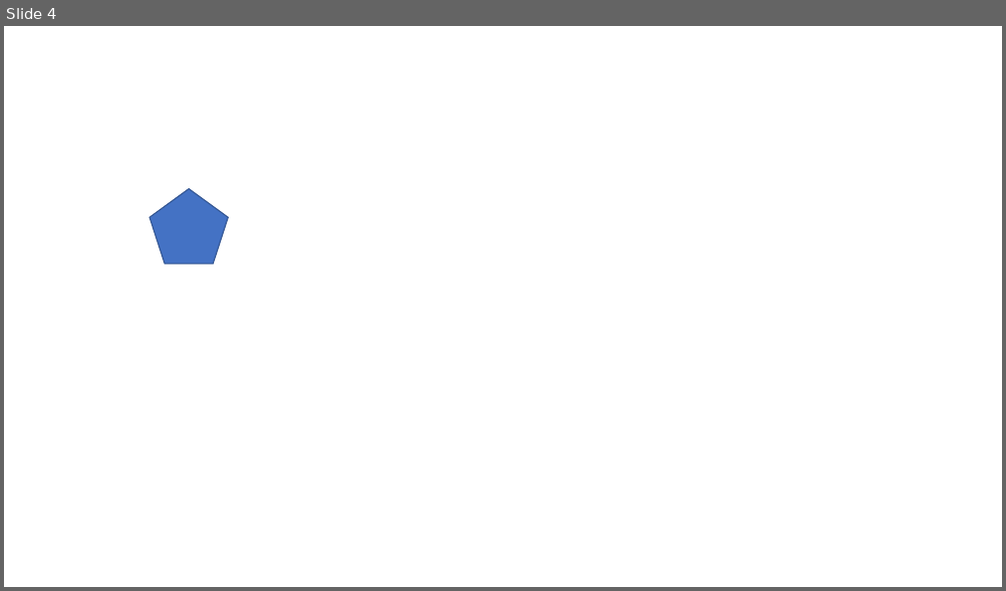
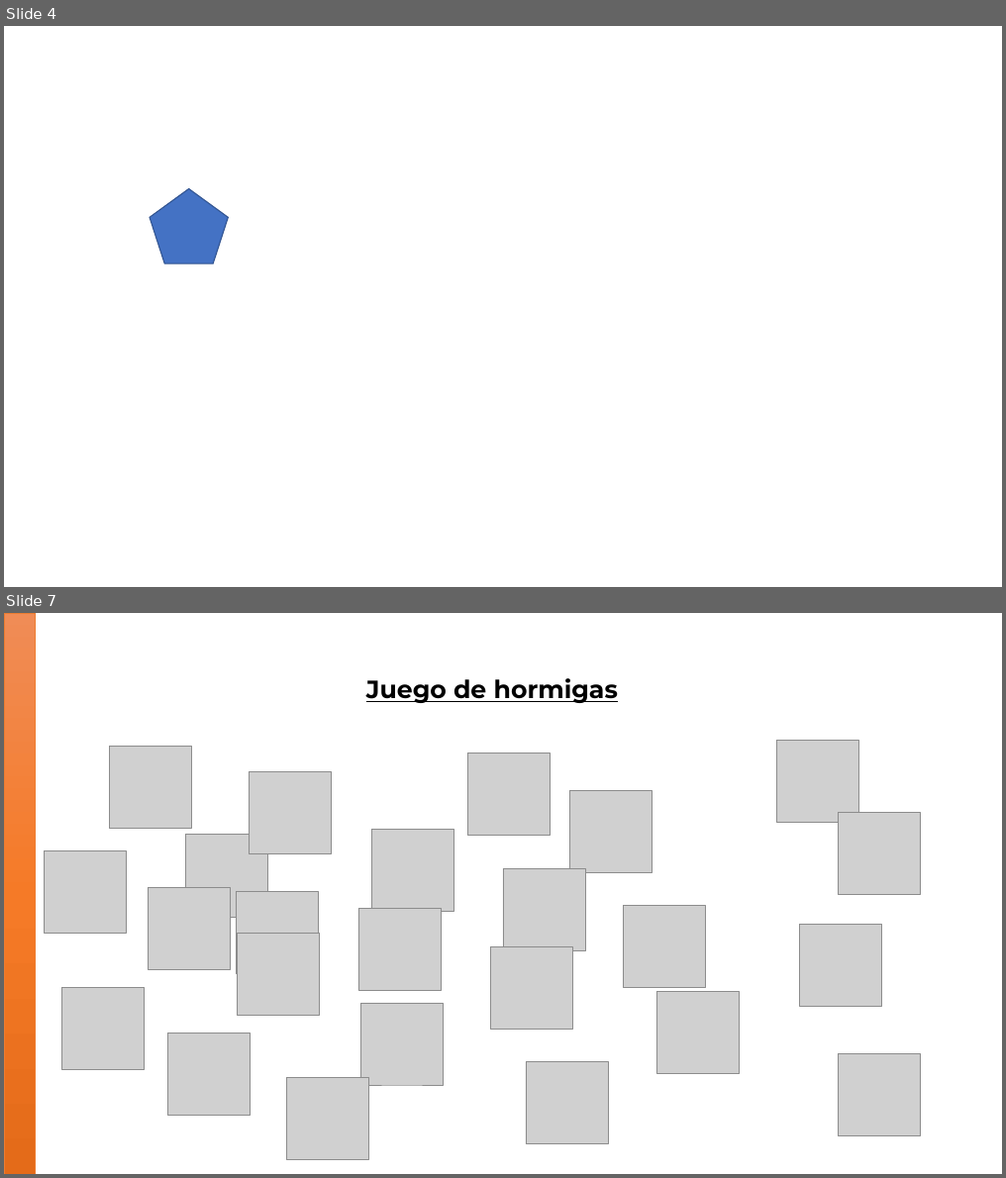
Before and after one commit to cruz-victor/animaciones, a slide deck: trayectoriaDeAnimaciones.pptx. Shown one above the other, each under a label of ours: slide 4 before the commit, slides 4 and 7 after it; the slides between them are not shown. The pictures are 1006x591 and 1006x1178 pixels, drawn with LibreOffice and Linux fonts; fonts in the diff are those of the drawing; grey boxes stand for pictures. Boxes give left, top, right and bottom in pixels: in the first picture for what was removed or moved away, otherwise in the second. Text is boxed around its words. In the diff, an @@ line names an element or a change of style, - is before the commit and + after.

```diff
--- a/trayectoriaDeAnimaciones.pptx
+++ b/trayectoriaDeAnimaciones.pptx
@@ slide 7 added at (x1=4, y1=613, x2=1002, y2=1174), background #FFFFFF @@
@@ rectangle added at (x1=4, y1=613, x2=35, y2=1174), fill gradient #F18C57 to #F67B28 to #E56C19, outline #ED7D31 0.5 pt @@
@@ text added at (x1=366, y1=678, x2=618, y2=703), 24 pt, text #000000, bold, underline @@
+Juego de hormigas
@@ picture added at (x1=109, y1=747, x2=191, y2=829) @@
@@ picture added at (x1=467, y1=753, x2=549, y2=836) @@
@@ picture added at (x1=776, y1=741, x2=859, y2=823) @@
@@ picture added at (x1=250, y1=771, x2=332, y2=854) @@
@@ picture added at (x1=570, y1=790, x2=652, y2=872) @@
@@ picture added at (x1=839, y1=813, x2=921, y2=895) @@
@@ picture added at (x1=186, y1=835, x2=268, y2=917) @@
@@ picture added at (x1=371, y1=830, x2=453, y2=912) @@
@@ picture added at (x1=44, y1=851, x2=126, y2=934) @@
@@ picture added at (x1=503, y1=869, x2=586, y2=952) @@
@@ picture added at (x1=148, y1=888, x2=230, y2=970) @@
@@ picture added at (x1=236, y1=892, x2=319, y2=974) @@
@@ picture added at (x1=358, y1=909, x2=441, y2=991) @@
@@ picture added at (x1=624, y1=906, x2=706, y2=988) @@
@@ picture added at (x1=237, y1=933, x2=319, y2=1015) @@
@@ picture added at (x1=800, y1=924, x2=882, y2=1006) @@
@@ picture added at (x1=491, y1=947, x2=573, y2=1029) @@
@@ picture added at (x1=61, y1=987, x2=144, y2=1069) @@
@@ picture added at (x1=657, y1=992, x2=740, y2=1074) @@
@@ picture added at (x1=361, y1=1003, x2=444, y2=1085) @@
@@ picture added at (x1=168, y1=1033, x2=251, y2=1115) @@
@@ picture added at (x1=838, y1=1054, x2=921, y2=1137) @@
@@ picture added at (x1=286, y1=1078, x2=368, y2=1160) @@
@@ picture added at (x1=526, y1=1062, x2=608, y2=1145) @@
```
Also in this commit, not shown: 3 other slides added, 1 slide removed.
